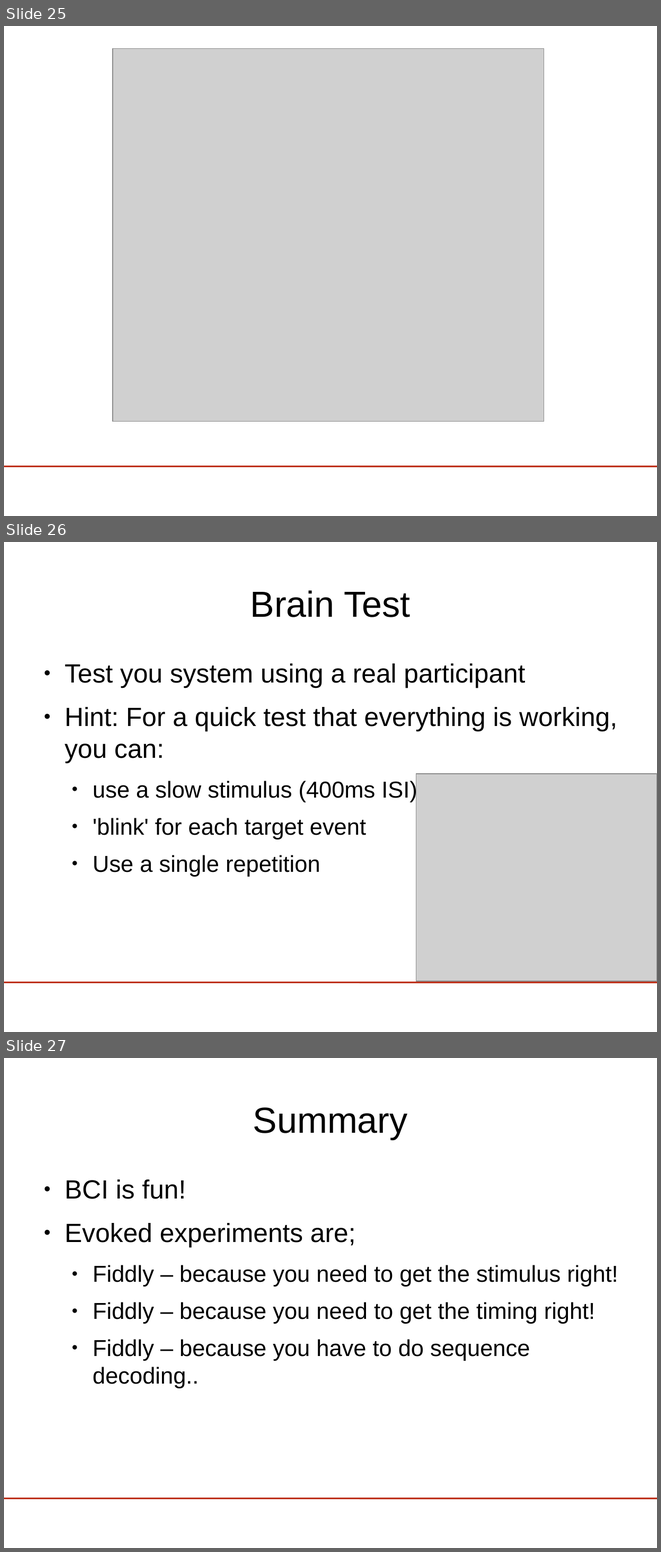
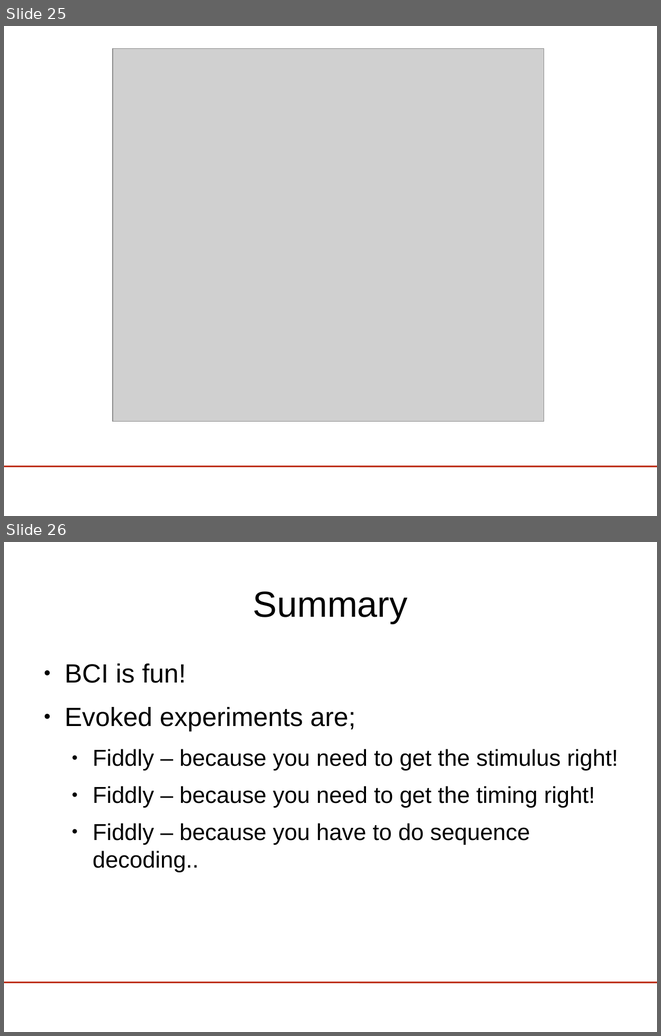
Before and after one commit to riccardosamperna/buffer_bci, a slide deck: tutorial/lect5-visspell/visualSpeller.odp. Shown one above the other, each under a label of ours: slides 25, 26 and 27 before the commit, slides 25 and 26 after it. The pictures are 661x1552 and 661x1036 pixels, drawn with LibreOffice and Linux fonts; fonts in the diff are those of the drawing; grey boxes stand for pictures; background and template pictures are left out. Boxes give left, top, right and bottom in pixels: in the first picture for what was removed or moved away, otherwise in the second. Text is boxed around its words. In the diff, an @@ line names an element or a change of style, - is before the commit and + after.

```diff
--- a/tutorial/lect5-visspell/visualSpeller.odp
+++ b/tutorial/lect5-visspell/visualSpeller.odp
@@ slide 26 removed at [4,542,657,1032], background #FFFFFF; not listed: 1 template element that a slide beside it also shows @@
@@ title removed at [250,590,411,617] @@
-Brain Test
@@ text removed at [64,663,617,876] @@
-● Test you system using a real participant
-● Hint: For a quick test that everything is working, you can:
-  ● use a slow stimulus (400ms ISI)
-  ● 'blink' for each target event
-  ● Use a single repetition
@@ picture removed at [416,774,657,981] @@
@@ what was slide 27 is now slide 26 @@
```
Also in this commit, not shown: 1 slide changed, 6 slides added, 15 other slides removed, 3 other files.
